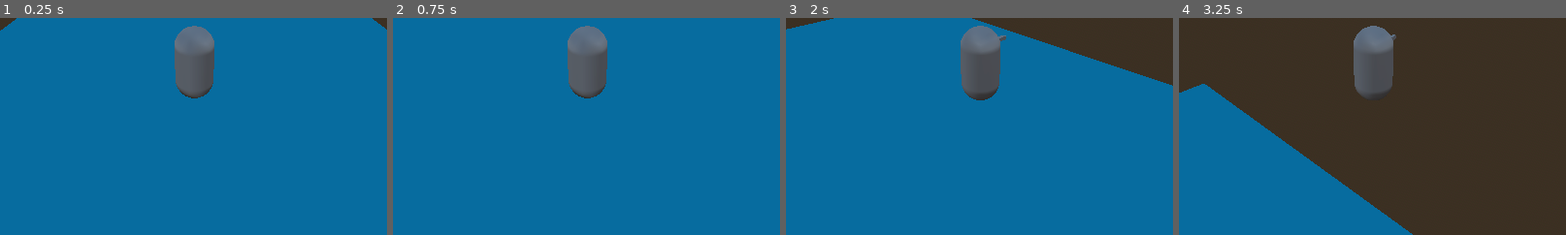
Above: before the commit, frames 1-4 (left to right).
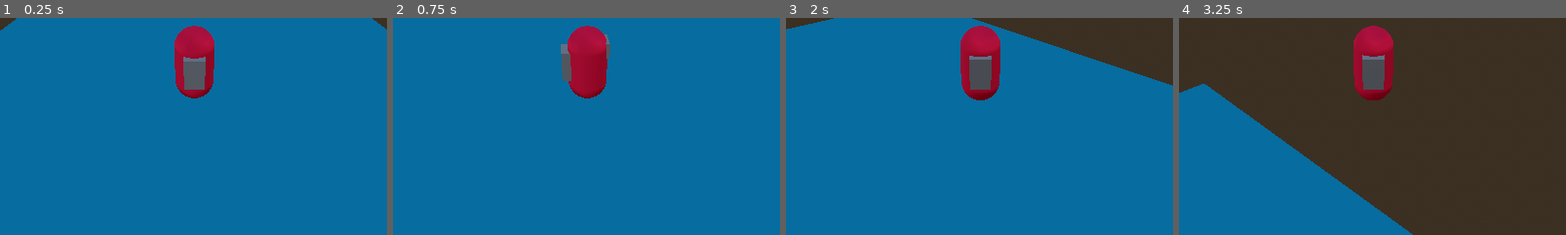
Above: after the commit, the same moments.

Repository: lead0lead/godot-third-person-game
Game: Godot game, scene res://scenes/main.tscn
The game is run twice, just before and just after one commit, with the same random seed, the same clock (stepped at 60 frames per second) and the same inputs.
Inputs (mouse positions are % of the whole screen's width and height, from its top left):
- Up to frame 1 (0.25 s): no input
- Up to frame 2 (0.75 s): move the mouse to (72, 45) at 0.52 s; press the mouse at (72, 45) at 0.53 s; hold D (right) from 0.53 s (still down)
- Up to frame 3 (2 s): tap Space (jump) at 0.77, 1.52 s; move the mouse to (45, 50) at 1.27 s; release D (right) at 1.28 s; release the mouse at (45, 50) at 1.28 s; hold W (forward) from 1.28 s (still down); click (45, 50) at 1.35 s
- Up to frame 4 (3.25 s): keep holding W (forward); move the mouse to (52, 48) at 2.02 s; press the mouse at (52, 48) at 2.03 s; move the mouse to (49, 52) at 2.77 s; release the mouse at (49, 52) at 2.78 s; click (49, 52) at 2.85 s; tap Space (jump) at 3.02 s
The pictures show only the part of the screen within x 25-75%, y 43-93%; the shares and areas given below are measured in that part.

The runs differ from the first frame. In frame 1, 2.3% of the frame differs, in the area x 45-56%, y 3-38%; in frame 2, 3.2%, in the area x 43-57%, y 3-38%; in frame 3, 2.4%; in frame 4, 2.4%.

Commit message:
Make player model rotate to match movement direction
player model now faces the direction its moving in

add improved test mesh as placeholder for character model

Diff:
--- a/scenes/player.tscn
+++ b/scenes/player.tscn
@@ -1,26 +1,38 @@
-[gd_scene load_steps=7 format=3 uid="uid://uqnoptn2cdq8"]
+[gd_scene load_steps=9 format=3 uid="uid://uqnoptn2cdq8"]
 
 [ext_resource type="Script" path="res://scripts/player.gd" id="1_f3h3s"]
 [ext_resource type="Script" path="res://scripts/player_camera.gd" id="2_a0xpt"]
 [ext_resource type="Script" path="res://scripts/test_input.gd" id="3_wopxh"]
 
+[sub_resource type="StandardMaterial3D" id="StandardMaterial3D_5ibh2"]
+albedo_color = Color(1, 0.0734258, 0.27786, 1)
+
 [sub_resource type="CapsuleMesh" id="CapsuleMesh_ifrp8"]
+material = SubResource("StandardMaterial3D_5ibh2")
 
 [sub_resource type="BoxMesh" id="BoxMesh_4qlgx"]
-size = Vector3(0.1, 0.1, 0.5)
+size = Vector3(0.1, 0.4, 0.5)
+
+[sub_resource type="BoxMesh" id="BoxMesh_h4lfl"]
+size = Vector3(0.3, 0.8, 0.5)
 
 [sub_resource type="CapsuleShape3D" id="CapsuleShape3D_e6qrt"]
 
-[node name="Player" type="CharacterBody3D"]
+[node name="Player" type="CharacterBody3D" node_paths=PackedStringArray("_character_model")]
 script = ExtResource("1_f3h3s")
+_character_model = NodePath("TestMesh")
 
 [node name="TestMesh" type="MeshInstance3D" parent="."]
 transform = Transform3D(1, 0, 0, 0, 1, 0, 0, 0, 1, 0, 1, 0)
 mesh = SubResource("CapsuleMesh_ifrp8")
 
 [node name="MeshInstance3D" type="MeshInstance3D" parent="TestMesh"]
-transform = Transform3D(1, 0, 0, 0, 1, 0, 0, 0, 1, 0, 0.46947, -0.668547)
+transform = Transform3D(-4.37114e-08, 0, 1, 0, 1, 0, -1, 0, -4.37114e-08, 0, 0.46947, -0.468547)
 mesh = SubResource("BoxMesh_4qlgx")
+
+[node name="MeshInstance3D2" type="MeshInstance3D" parent="TestMesh"]
+transform = Transform3D(-4.37114e-08, 0, 1, 0, 1, 0, -1, 0, -4.37114e-08, 0, 0.0639613, 0.503239)
+mesh = SubResource("BoxMesh_h4lfl")
 
 [node name="CollisionShape3D" type="CollisionShape3D" parent="."]
 transform = Transform3D(1, 0, 0, 0, 1, 0, 0, 0, 1, 0, 1, 0)
--- a/scripts/player.gd
+++ b/scripts/player.gd
@@ -6,9 +6,13 @@
 @export var rotation_speed := 12.0
 @export var jump_impulse := 12.0
 
-@onready var _camera_pivot: Node3D = %CameraPivot
+@export_group("Skin")
+@export var _character_model: MeshInstance3D
+
+#@onready var _camera_pivot: Node3D = %CameraPivot
 @onready var _camera: Camera3D = %PlayerCamera
 
+var _last_move_direction := Vector3.FORWARD
 var _gravity := -50
 
 func _physics_process(delta: float) -> void:
@@ -38,3 +42,13 @@
 		velocity.y = jump_impulse
 
 	move_and_slide()
+
+	# handle visual rotation of character model
+
+	if move_direction.length() > 0.0:
+		_last_move_direction = move_direction
+
+	var target_angle := Vector3.FORWARD.signed_angle_to(_last_move_direction
+		, Vector3.UP)
+	_character_model.global_rotation.y = lerp_angle(_character_model.rotation.y
+		, target_angle, rotation_speed * delta)
